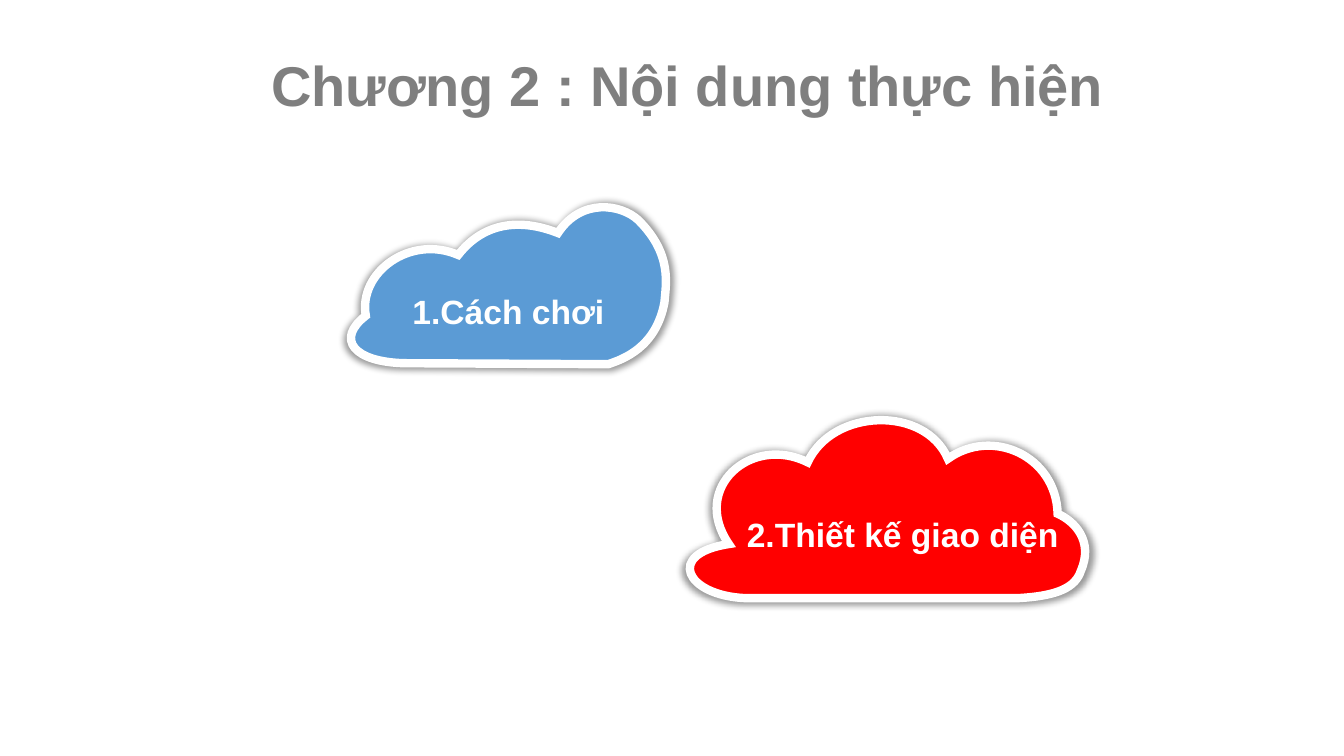
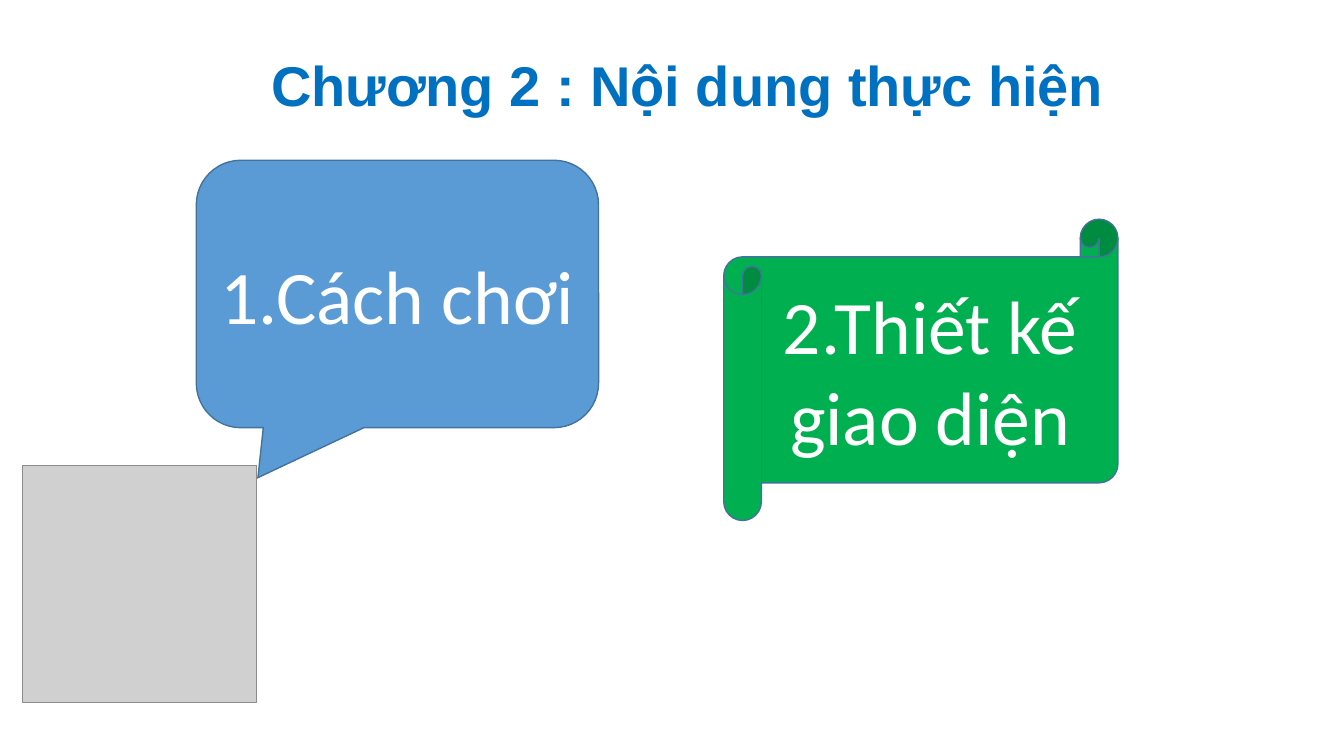
Before and after one commit to AlvinDMartin/Dat-Phuc-Doan1-GameXepHinh, a slide deck: slide 7 of Documents/Slide Bao Cao.pptx. Drawn at 1344x756 pixels with LibreOffice and Linux fonts; fonts in the diff are those of the drawing; grey boxes stand for pictures. Boxes give left, top, right and bottom in pixels: in the first picture for what was removed or moved away, otherwise in the second. Text is boxed around its words. In the diff, an @@ line names an element or a change of style, - is before the commit and + after.

```diff
--- a/Documents/Slide Bao Cao.pptx
+++ b/Documents/Slide Bao Cao.pptx
@@ text "Chương 2 : Nội dung ..." at <box>271,64,1103,115</box>: text colour #7F7F7F to #0070C0 @@
@@ rounded speech box added at <box>197,160,599,427</box>, fill #5B9BD5, outline #43739E 1 pt, 54 pt, text #FFFFFF @@
+1.Cách chơi
@@ freeform shape removed at <box>351,208,665,365</box> @@
@@ horizontal scroll "2.Thiết kế giao diện": place and size @@
-horizontal scroll "2.Thiết kế giao diện" at <box>747,521,1058,554</box>
+horizontal scroll "2.Thiết kế giao diện" at <box>724,220,1118,521</box>
@@ horizontal scroll "2.Thiết kế giao diện" at <box>724,220,1118,521</box>: size 24 to 54 pt, font Arial to Calibri, bold off; fill none to #00B050; outline none to #43739E 1 pt @@
@@ freeform shape removed at <box>690,420,1085,599</box> @@
@@ picture added at <box>22,465,256,702</box> @@
```
Also in this commit, not shown: 13 other slides changed, 5 slides added, 3 slides removed.
